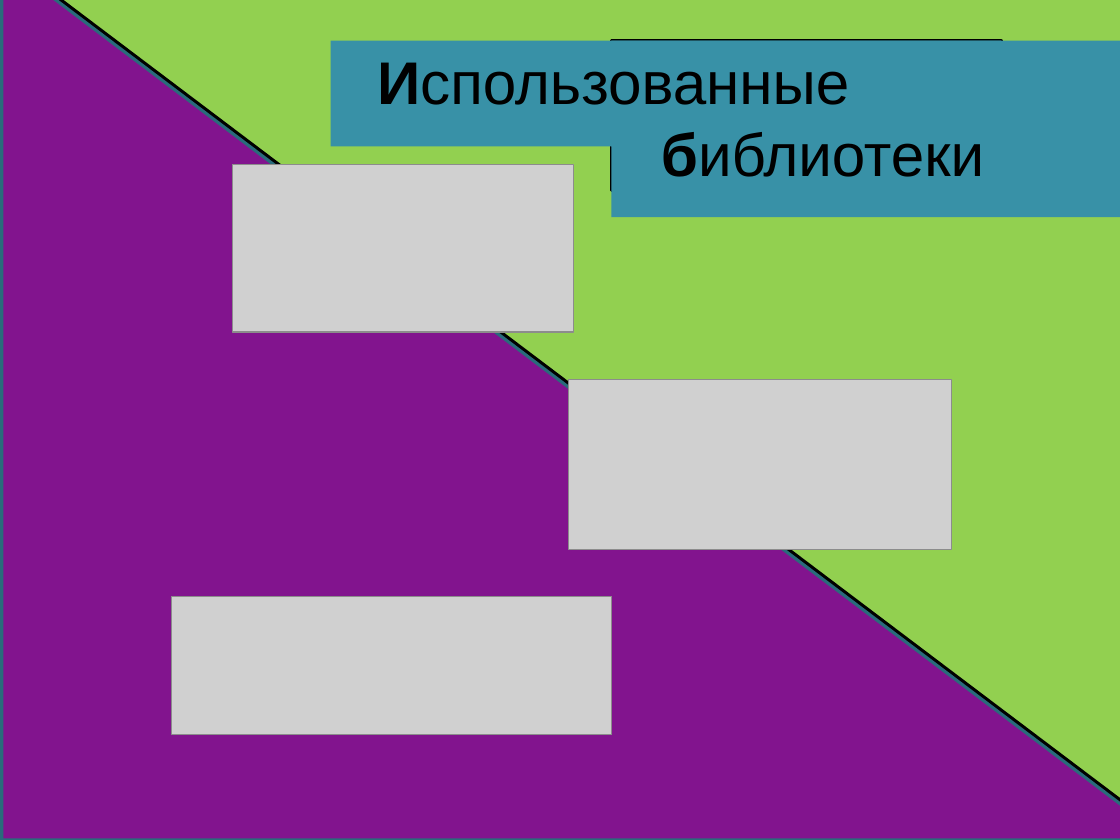
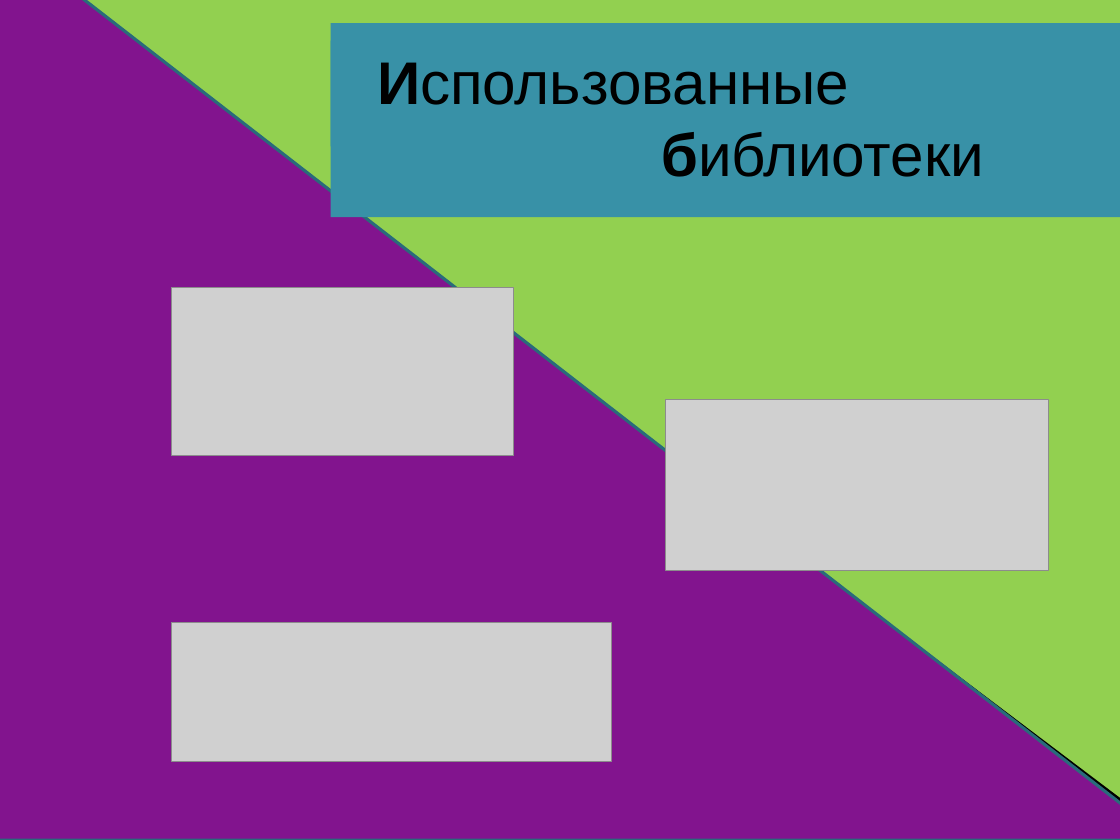
Before and after one commit to Sonhi-creator/IMperfect-World, a slide deck: slide 3 of Pygame проект/Data/IMperfect World.pptx. Drawn at 1120x840 pixels with LibreOffice and Linux fonts; fonts in the diff are those of the drawing; grey boxes stand for pictures; background and template pictures are left out. Boxes give left, top, right and bottom in pixels: in the first picture for what was removed or moved away, otherwise in the second. Text is boxed around its words. In the diff, an @@ line names an element or a change of style, - is before the commit and + after.

```diff
--- a/Pygame проект/Data/IMperfect World.pptx
+++ b/Pygame проект/Data/IMperfect World.pptx
@@ rectangle: place and size @@
-rectangle at (330,40,1000,146)
+rectangle at (330,24,1120,147)
@@ rectangle: place and size @@
-rectangle at (612,40,1120,216)
+rectangle at (330,40,1120,216)
@@ picture: place and size @@
-picture at (232,165,573,333)
+picture at (172,288,514,456)
@@ picture: place and size @@
-picture at (569,380,952,550)
+picture at (665,400,1048,570)
@@ picture: place and size @@
-picture at (172,596,612,735)
+picture at (172,623,612,762)
```
Also in this commit, not shown: 4 other slides changed, 1 other file.
